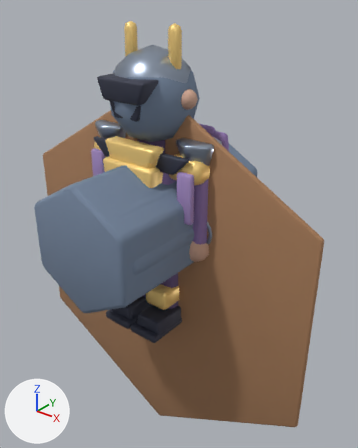
Before and after pictures for a commit that changed the Blender file assets-source/blender/characters/commander.blend.
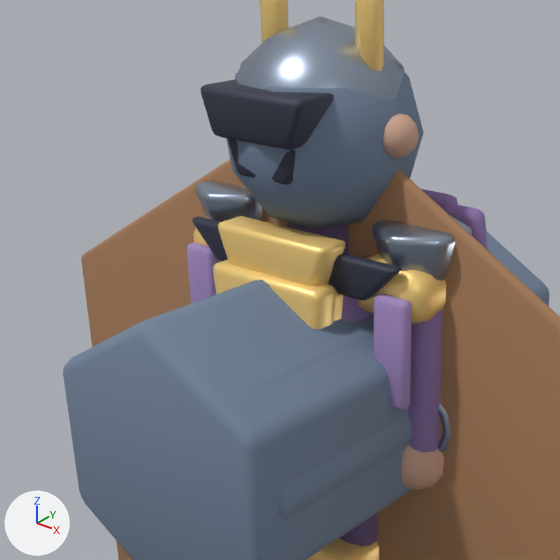
Old and new are each drawn whole from a camera (50 mm lens) standing at (2.16, -2.44, 2.34) and looking at (0.06, 0.18, 0.72) and again close up on the part from 2% to 73% of the width and 8% to 66% of the height. Every picture has the same lights, and +X, +Y and +Z are marked at lower left. The first two pictures are the older version.

Before the edit, the objects in view are built like this:
```python
me_capepanelmesh_004 = bpy.data.meshes.new('capePanelMesh.004')
me_capepanelmesh_004.from_pydata(...)  # 10 vertices, 7 faces; spans x -0.54..0.54, y 0.52..1.46, z -0.03..0.03
me_capepanelmesh_004.polygons.foreach_set('use_smooth', [True] * 7)
me_capepanelmesh_004.materials.append(mat_mat_commander_cloth)  # purple #9076ad
me_cube_598 = bpy.data.meshes.new('Cube.598')
me_cube_598.from_pydata(...)  # a box spanning x -0.09..0.09, y -0.275..0.275, z -0.1..0.1
me_cube_598.polygons.foreach_set('use_smooth', [True] * 6)
me_cube_598.materials.append(mat_mat_commander_leather)  # purple #6b5681
me_cylinder_092 = bpy.data.meshes.new('Cylinder.092')
me_cylinder_092.from_pydata(...)  # a 6-sided cylinder along z spanning x -1.26..1.26, y -1.45..1.45, z -0.02..0.02
me_cylinder_092.polygons.foreach_set('use_smooth', [True] * 8)
me_cylinder_092.materials.append(mat_mat_commander_wood)  # brown #a67c59
ob_capepanel = bpy.data.objects.new('capePanel', me_capepanelmesh_004)
ob_capepanel.location = (0.0, 0.24, 0.0)
ob_capepanel.rotation_euler = (1.571, 0.0, 0.0)  # degrees (90, 0, 0)
_m = ob_capepanel.modifiers.new('soft bevel', 'BEVEL')
_m.width = 0.03
_m.width_pct = 0.03
_m.segments = 2
ob_leg_r = bpy.data.objects.new('leg.R', me_cube_598)
ob_leg_r.location = (0.13, 0.0, 0.38)
ob_leg_r.rotation_euler = (1.571, 0.0, 0.0)  # degrees (90, 0, 0)
_m = ob_leg_r.modifiers.new('soft bevel', 'BEVEL')
_m.width = 0.045
_m.width_pct = 0.045
_m.segments = 2
ob_weapon_pole = bpy.data.objects.new('weapon.pole', me_cylinder_092)
ob_weapon_pole.location = (0.0, 0.0, 0.32)
ob_weapon_pole.rotation_euler = (1.571, 0.0, 0.0)  # degrees (90, 0, 0)
_m = ob_weapon_pole.modifiers.new('soft bevel', 'BEVEL')
_m.width = 0.035
_m.width_pct = 0.035
_m.segments = 2
# also in view: 'LOD2_PROXY_body' at (0.0, 0.0, 0.84); 'LOD1_PROXY_body' at (0.0, 0.0, 0.84); 'shoulderCap.-1' at (-0.37, 0.0, 1.37); 'crest.hornR' at (0.18, 0.0, 1.98); 'chinGuard' at (0.0, -0.22, 1.63)
```
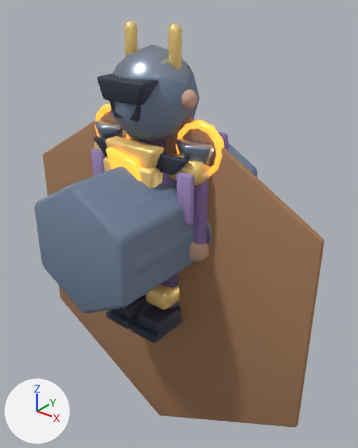
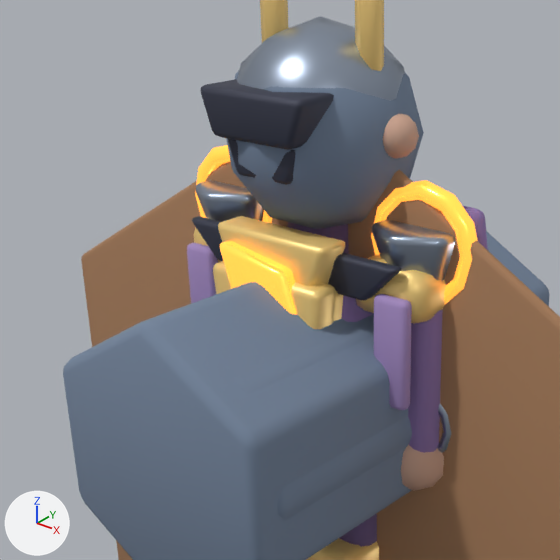
Edits to the bpy script that builds the scene:
```text
Add mat_mat_commander_gold:
    mat_mat_commander_gold = principled_material('MAT_commander_gold')
    mat_mat_commander_gold.base_color = (1.0, 0.55, 0.08)  # orange #ffc450
    mat_mat_commander_gold.metallic = 0.78
    mat_mat_commander_gold.roughness = 0.24
    mat_mat_commander_gold.emission_color = (0.8, 0.25, 0.03)  # orange #e78930
    mat_mat_commander_gold.emission_strength = 2.0
Add me_torus_087:
    me_torus_087.from_pydata(...)  # 60 vertices, 60 faces; spans x -0.195..0.195, y -0.195..0.195, z -0.033..0.033
    me_torus_087.polygons.foreach_set('use_smooth', [True] * 60)
    me_torus_087.materials.append(mat_mat_commander_gold)  # orange #ffc450, glowing orange #e78930
Add me_commandersashmesh:
    me_commandersashmesh.from_pydata([(-0.16, 1.38, -0.03), (0.1, 1.34, -0.03), (0.36, 0.58, -0.03), (0.12, 0.54, -0.03), (-0.16, 1.38, 0.03), (0.1, 1.34, 0.03), (0.36, 0.58, 0.03), (0.12, 0.54, 0.03)], [], [(3, 2, 1, 0), (4, 5, 6, 7), (0, 1, 5, 4), (1, 2, 6, 5), (2, 3, 7, 6), (3, 0, 4, 7)])
    me_commandersashmesh.polygons.foreach_set('use_smooth', [True] * 6)
    me_commandersashmesh.materials.append(mat_mat_commander_gold)  # orange #ffc450, glowing orange #e78930
Add ob_commanderepaulet_r:
    ob_commanderepaulet_r = bpy.data.objects.new('commanderEpaulet.R', me_torus_087)
    ob_commanderepaulet_r.location = (0.38, 0.0, 1.4)
    ob_commanderepaulet_r.rotation_euler = (1.571, 0.0, 0.0)  # degrees (90, 0, 0)
    _m = ob_commanderepaulet_r.modifiers.new('soft bevel', 'BEVEL')
    _m.width = 0.015
    _m.width_pct = 0.015
    _m.segments = 2
Add ob_commanderepaulet_l:
    ob_commanderepaulet_l = bpy.data.objects.new('commanderEpaulet.L', me_torus_087.copy())
    ob_commanderepaulet_l.location = (-0.38, 0.0, 1.4)
    ob_commanderepaulet_l.rotation_euler = (1.571, 0.0, 0.0)  # degrees (90, 0, 0)
    _m = ob_commanderepaulet_l.modifiers.new('soft bevel', 'BEVEL')
    _m.width = 0.015
    _m.width_pct = 0.015
    _m.segments = 2
Add ob_commandersash:
    ob_commandersash = bpy.data.objects.new('commanderSash', me_commandersashmesh)
    ob_commandersash.location = (0.0, -0.28, 0.0)
    ob_commandersash.rotation_euler = (1.571, 0.0, 0.0)  # degrees (90, 0, 0)
    _m = ob_commandersash.modifiers.new('soft bevel', 'BEVEL')
    _m.width = 0.016
    _m.width_pct = 0.016
    _m.segments = 2
```

What differs and where, as boxes [x1, y1, x2, y2] in the close-ups (560 x 560 px):
'commanderEpaulet.R', added: after [371, 180, 477, 305]
'commanderSash', added: after [220, 241, 297, 315]
'commanderEpaulet.L', added: after [195, 145, 272, 223]
